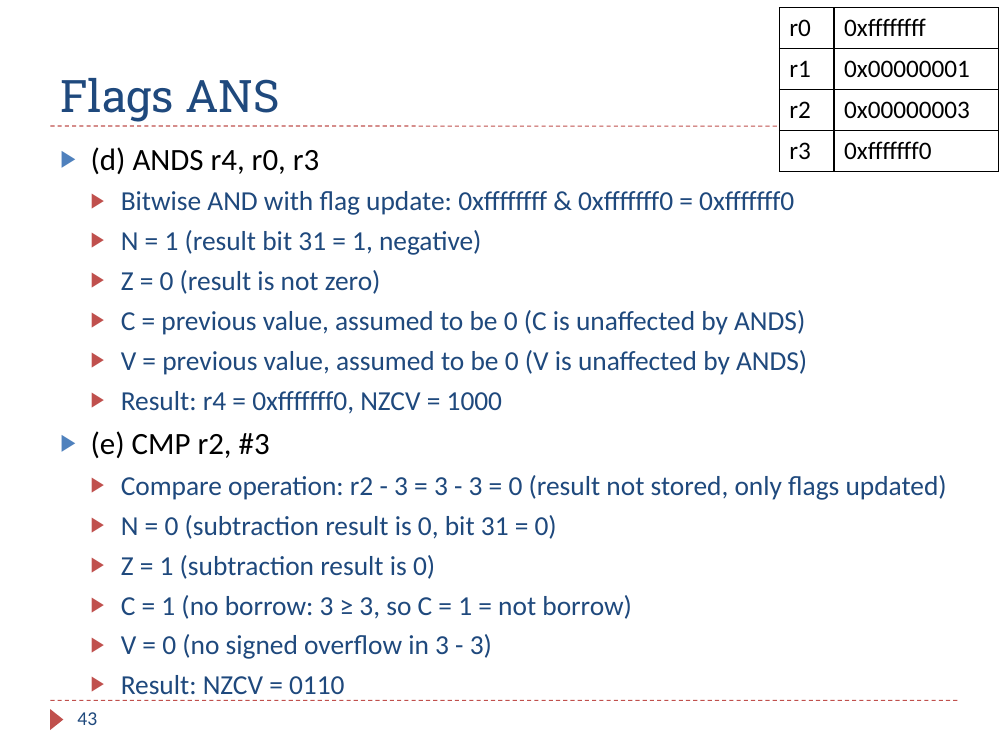
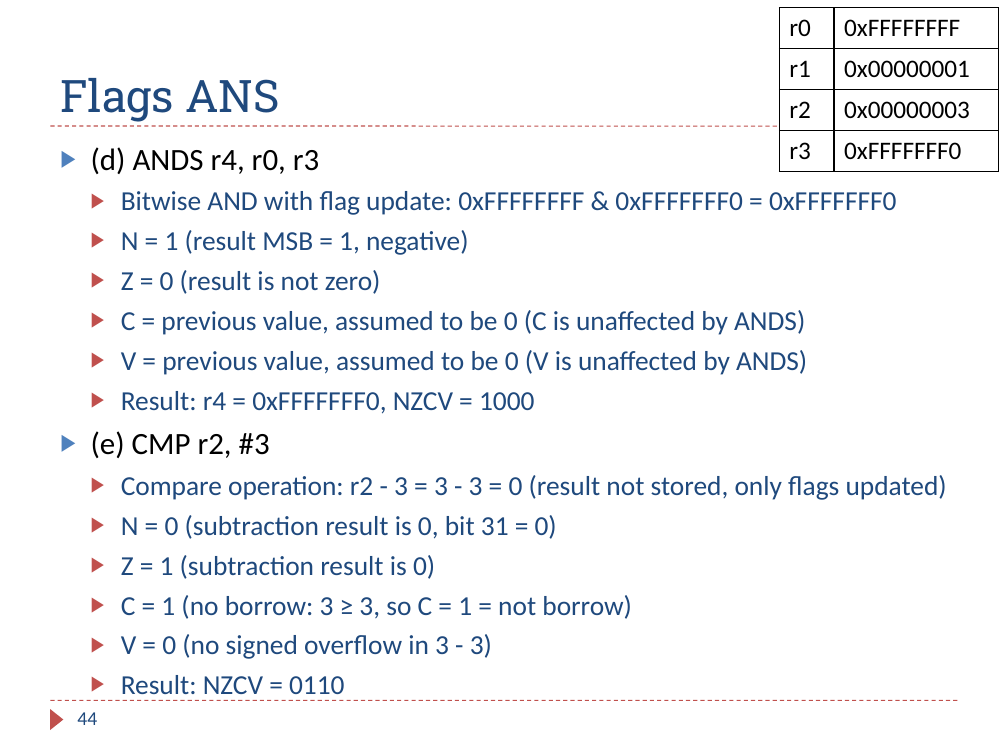
Before and after one commit to guhofstra/CSC111Fa25, a slide deck: slide 44 of PPTs/Ch4_ARM_Arithmetic_Logic_Exercises_ANS.pptx (slide 43 before the commit). Drawn at 1008x756 pixels with LibreOffice and Linux fonts; fonts in the diff are those of the drawing. Boxes give left, top, right and bottom in pixels: in the first picture for what was removed or moved away, otherwise in the second. Text is boxed around its words. In the diff, an @@ line names an element or a change of style, - is before the commit and + after.

```diff
--- a/PPTs/Ch4_ARM_Arithmetic_Logic_Exercises_ANS.pptx
+++ b/PPTs/Ch4_ARM_Arithmetic_Logic_Exercises_ANS.pptx
@@ table at (779,8,998,171) @@
-row 1, column 2: 0xffffffff
+row 1, column 2: 0xFFFFFFFF
-row 4, column 2: 0xfffffff0
+row 4, column 2: 0xFFFFFFF0
@@ text at (121,191,897,255): text changed @@
-  ▶ Bitwise AND with flag update: 0xffffffff & 0xfffffff0 = 0xfffffff0
-  ▶ N = 1 (result bit 31 = 1, negative)
+  ▶ Bitwise AND with flag update: 0xFFFFFFFF & 0xFFFFFFF0 = 0xFFFFFFF0
+  ▶ N = 1 (result MSB = 1, negative)
@@ text at (121,391,534,414): text changed @@
-  ▶ Result: r4 = 0xfffffff0, NZCV = 1000
+  ▶ Result: r4 = 0xFFFFFFF0, NZCV = 1000
@@ page number at (77,712,97,725): text changed @@
-43
+44
```
Also in this commit, not shown: 2 other slides changed, 4 slides added, 14 other files.
